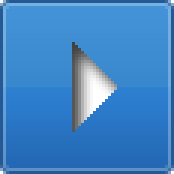
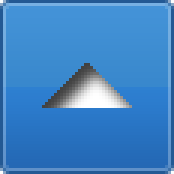
Before/after of a 174 × 174 layered artwork. What changed in the layer stack:
added layer "Triangle 2" above "Triangle 1" over (42, 63, 132, 108)
renamed "Layer 2" to "Triangle 1", hid it over (72, 42, 117, 132)
